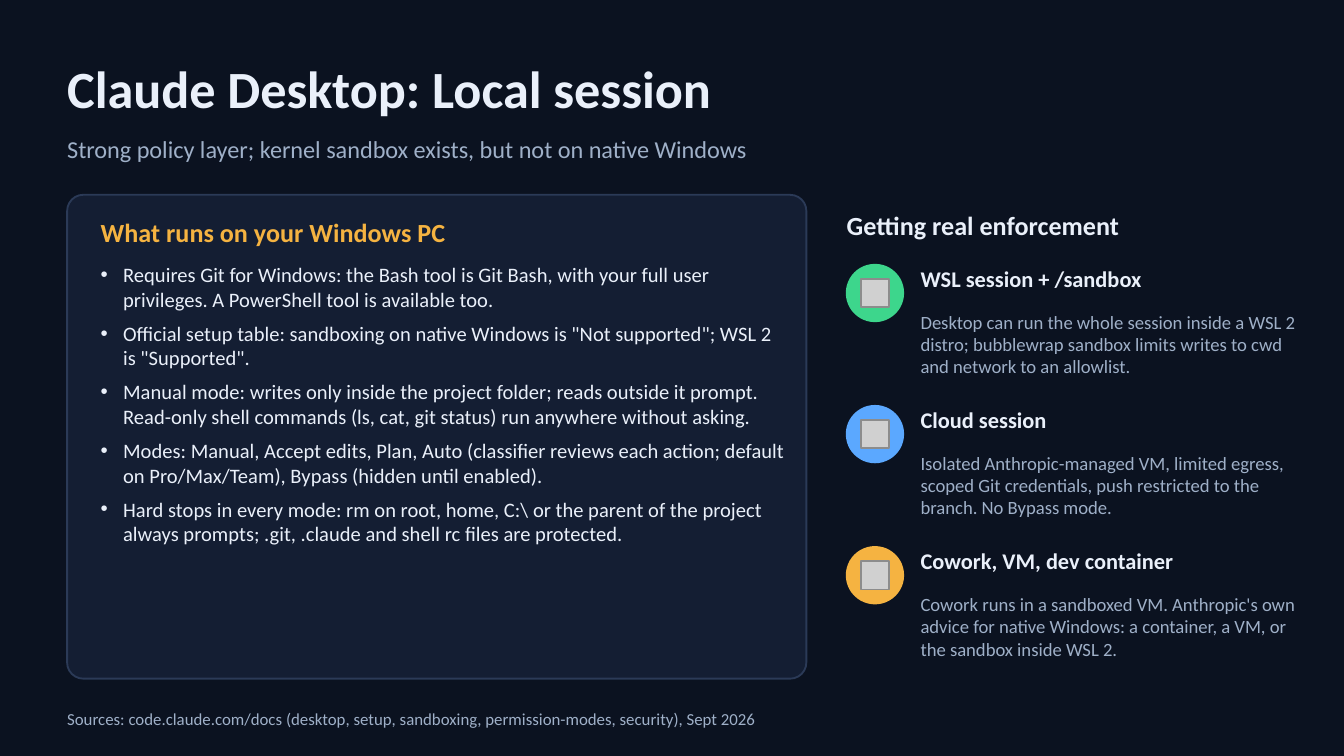
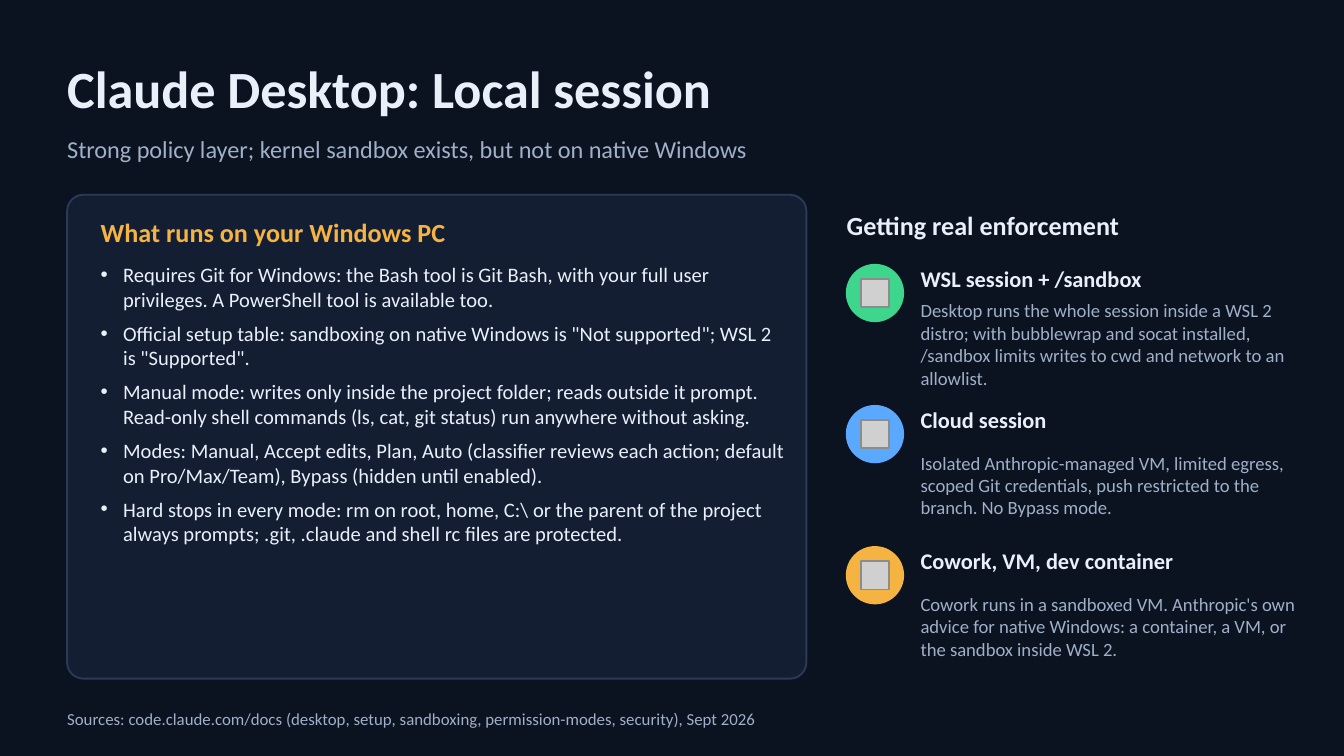
Before and after one commit to MichaelWakileh/contoso-creative-writer, a slide deck: slide 3 of docs/presentations/desktop-coding-agents-sandboxing-comparison.pptx. Drawn at 1344x756 pixels with LibreOffice and Linux fonts; fonts in the diff are those of the drawing; grey boxes stand for pictures. Boxes give left, top, right and bottom in pixels: in the first picture for what was removed or moved away, otherwise in the second. Text is boxed around its words. In the diff, an @@ line names an element or a change of style, - is before the commit and + after.

```diff
--- a/docs/presentations/desktop-coding-agents-sandboxing-comparison.pptx
+++ b/docs/presentations/desktop-coding-agents-sandboxing-comparison.pptx
@@ text at box(921, 304, 1285, 385): text changed @@
-Desktop can run the whole session inside a WSL 2 distro; bubblewrap sandbox limits writes to cwd and network to an allowlist.
+Desktop runs the whole session inside a WSL 2 distro; with bubblewrap and socat installed, /sandbox limits writes to cwd and network to an allowlist.
```
Also in this commit, not shown: 3 other slides changed, 1 slide added.
